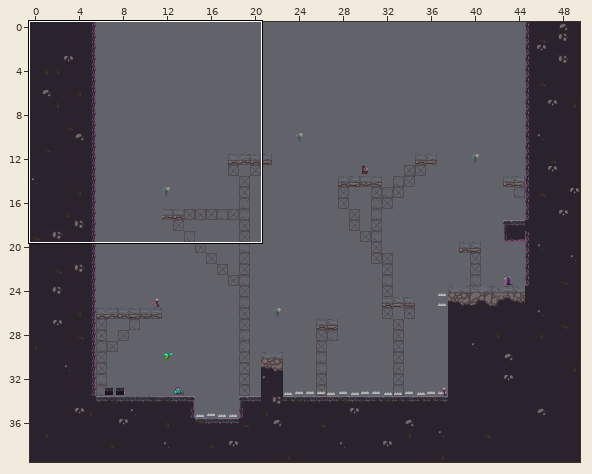
Level history. Tiled map (JSON): Eudaemon/assets/levels/level2.json. Above, an overview of the earlier version with the close-up marked.
Close-up. First the earlier version:
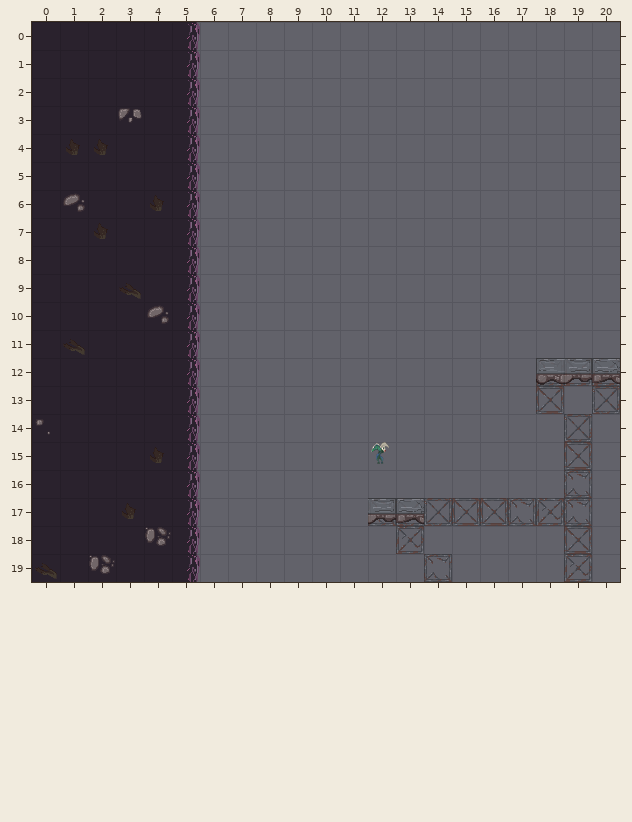
Cells are 32x32 px. Shown: x 0..20, y 0..19. The commit also changed other parts of the map, which this record leaves out.
After:
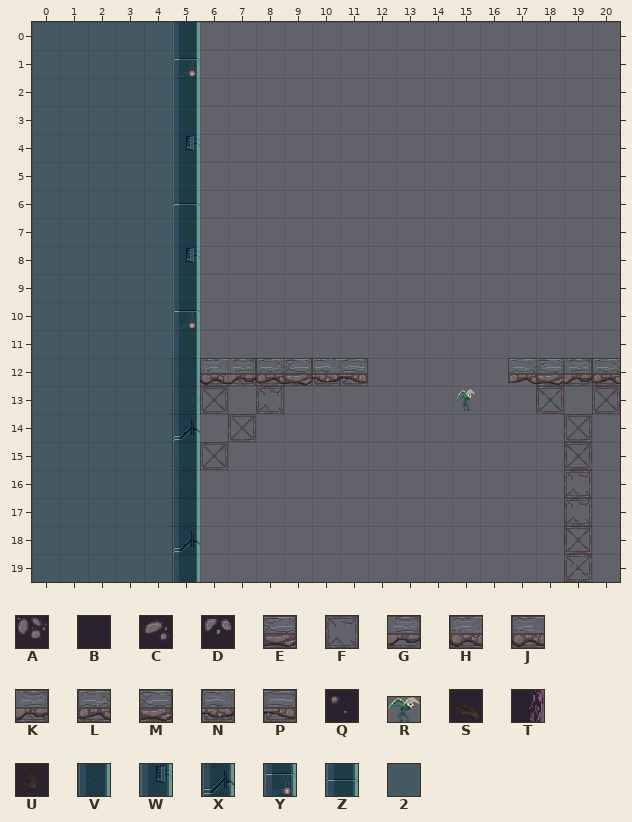
Key: from "Eudaemon Tilleset": A 10 "DeepDirt1x1A", B 11 "DeepDirt1x1B", C 12 "DeepDirt1x1C", D 16 "DirtDeepDirt1x1D", E 19 "Scaffolding1x1A", F 20 "Scaffolding1x1B", G 21 "Scaffolding1x1C", H 22 "Scaffolding1x1D", J 25 "ConcreteNoBottom2x1_1A", K 26 "ConcreteNoBottom2x1_2A", L 27 "ConcreteNoBottom2x1_1B", M 28 "ConcreteNoBottom2x1_2B", N 29 "ConcreteNoBottom2x1_1C", P 30 "ConcreteNoBottom2x1_2C", Q 53 "DeepDirt1x1D", R 80 "flyGuardian", S 89 "CorruptedDirtC", T 93 "CorruptedRightA", U 105 "CorruptedDirtB", V 148 "MetalPlatformDVert", W 149 "MetalPlatformEVert", X 150 "MetalPlatformFVert", Y 154 "MetalPlatformBVert", Z 155 "MetalPlatformCVert", 2 156 "MetalWallBGA".
_ is an empty cell.
Objects are placed by their top-left corner, in cells (3,4 is the top-left corner of cell 3,4); size is 1x1 cell unless given.
Tiles replaced or removed in this view: A, B, C, D, E, F, G, H, J, K, L, Q, S, T, U.
See-through tiles are keyed as they look on the map.
Diff:
Changed rows in their new state; . is an unchanged cell.
Layer "TileLayerBG2":
first column x 0:
 0 222222
 1 222222
 2 222222
 3 222222
 4 222222
 5 222222
 6 222222
 7 222222
 8 222222
 9 222222
10 222222
11 222222
12 222222
13 222222
14 222222
15 222222
16 222222
17 222222
18 222222
19 222222
Layer "TileLayerBG":
first column x 5:
12 HHFHEHH.......
13 GH.F..........
14 E.H...........
15 FH............
16 G.............
17 E......_______
18 F......._.....
19 F........_....
Layer "TileLayerFG":
first column x 0:
 0 _____V.............
 1 _____Y.............
 2 _____V.............
 3 _____V.............
 4 _____W.............
 5 _____V.............
 6 _____Z.............
 7 _____V.............
 8 _____W.............
 9 _____V.............
10 _____Y.............
11 _____V.............
12 _____VJKLMNP.....LM
13 _____V.............
14 _____X.............
15 _____V.............
16 _____V.............
17 _____V......__.....
18 _____X.............
19 _____V.............
Layer "ObjectLayer":
changed: R "FlyGuardian" at 12.1,15 size 0.6x0.8 -> R "FlyGuardian" at 15.2,13.1 size 0.6x0.8
Changed places in both close-ups, as pixel boxes (x1, y1, x2, y2):
changed: (32, 22, 368, 582)
changed: (508, 358, 564, 385)
new place: (457, 389, 475, 411)
old place: (371, 442, 389, 464)
removed: (368, 498, 564, 582)
